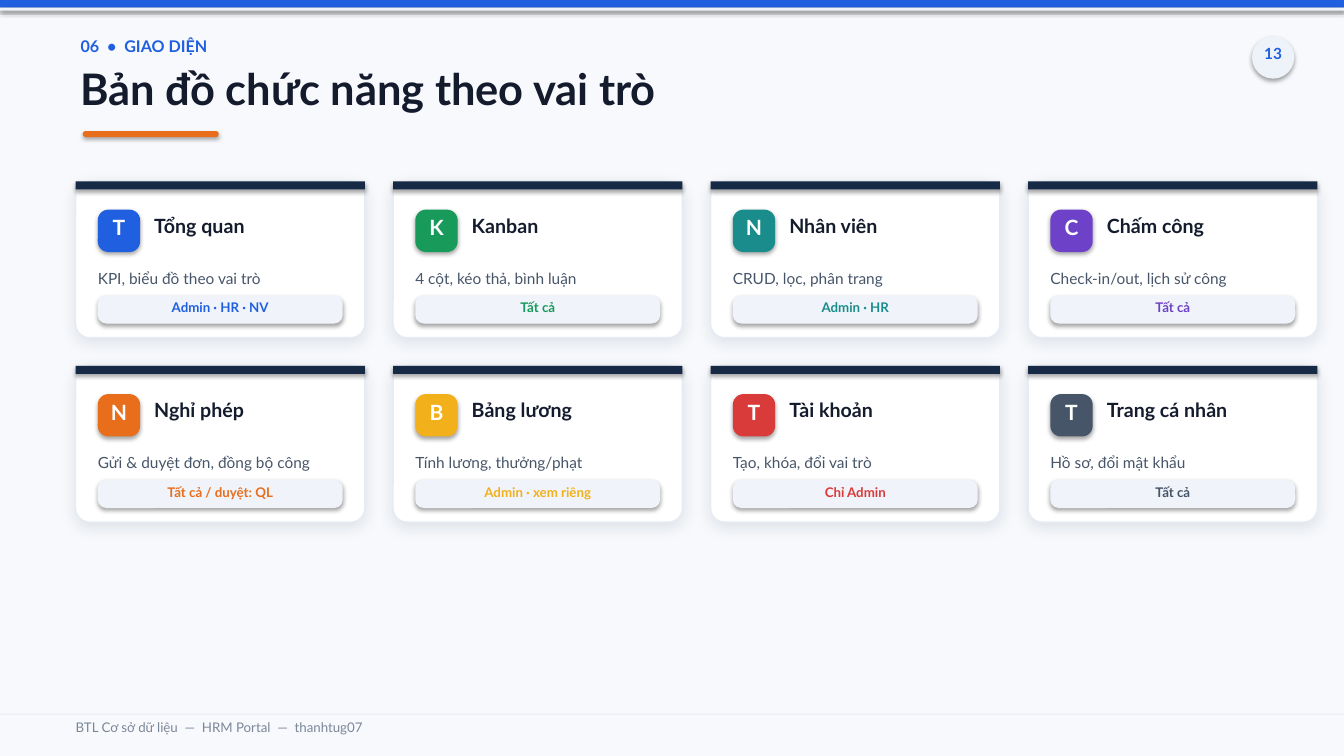
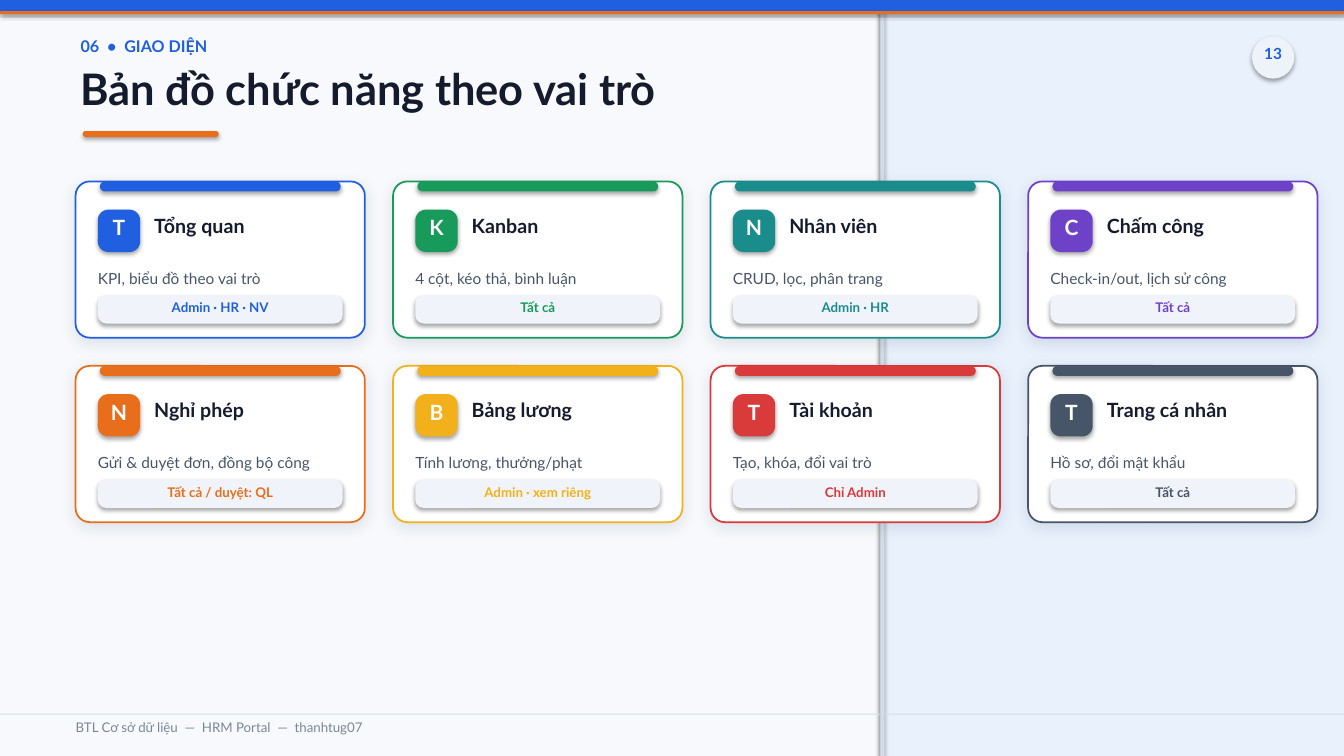
Before and after one commit to thanhtug07/hrm-kanban-management, a slide deck: slide 13 of BaoCao_BTL_CSDL_HRM_Portal.pptx. Drawn at 1344x756 pixels with LibreOffice and Linux fonts; fonts in the diff are those of the drawing. Boxes give left, top, right and bottom in pixels: in the first picture for what was removed or moved away, otherwise in the second. Text is boxed around its words. In the diff, an @@ line names an element or a change of style, - is before the commit and + after.

```diff
--- a/BaoCao_BTL_CSDL_HRM_Portal.pptx
+++ b/BaoCao_BTL_CSDL_HRM_Portal.pptx
@@ rectangle: place and size @@
-rectangle at box(0, 0, 1344, 7)
+rectangle at box(0, 0, 1344, 11)
@@ rectangle: place and size @@
-rectangle at box(0, 7, 1344, 10)
+rectangle at box(0, 11, 1344, 14)
@@ rectangle at box(0, 11, 1344, 14): fill #EEF2F9 to #E86E1C @@
@@ rectangle added at box(880, 0, 1344, 756), fill #E8F1FC @@
@@ rectangle added at box(880, 0, 884, 756), fill #D3DCE8 @@
@@ rounded rectangle at box(76, 181, 365, 338): outline #E7ECF4 1 pt to #1F5FE0 1.25 pt @@
@@ rectangle removed at box(76, 181, 365, 190) @@
@@ rounded rectangle added at box(100, 181, 341, 192), fill #1F5FE0 @@
@@ rounded rectangle at box(393, 181, 683, 338): outline #E7ECF4 1 pt to #189A5B 1.25 pt @@
@@ rectangle removed at box(393, 181, 683, 190) @@
@@ rounded rectangle added at box(417, 181, 658, 192), fill #189A5B @@
@@ rounded rectangle at box(711, 181, 1000, 338): outline #E7ECF4 1 pt to #1B8C8C 1.25 pt @@
@@ rectangle removed at box(711, 181, 1000, 190) @@
@@ rounded rectangle added at box(735, 181, 976, 192), fill #1B8C8C @@
@@ rounded rectangle at box(1028, 181, 1318, 338): outline #E7ECF4 1 pt to #6D42C8 1.25 pt @@
@@ rectangle removed at box(1028, 181, 1318, 190) @@
@@ rounded rectangle added at box(1053, 181, 1294, 192), fill #6D42C8 @@
@@ rounded rectangle at box(76, 366, 365, 522): outline #E7ECF4 1 pt to #E86E1C 1.25 pt @@
@@ rectangle removed at box(76, 366, 365, 374) @@
@@ rounded rectangle added at box(100, 366, 341, 376), fill #E86E1C @@
@@ rounded rectangle at box(393, 366, 683, 522): outline #E7ECF4 1 pt to #F2B01B 1.25 pt @@
@@ rectangle removed at box(393, 366, 683, 374) @@
@@ rounded rectangle added at box(417, 366, 658, 376), fill #F2B01B @@
@@ rounded rectangle at box(711, 366, 1000, 522): outline #E7ECF4 1 pt to #D93A3A 1.25 pt @@
@@ rectangle removed at box(711, 366, 1000, 374) @@
@@ rounded rectangle added at box(735, 366, 976, 376), fill #D93A3A @@
@@ rounded rectangle at box(1028, 366, 1318, 522): outline #E7ECF4 1 pt to #475569 1.25 pt @@
@@ rectangle removed at box(1028, 366, 1318, 374) @@
@@ rounded rectangle added at box(1053, 366, 1294, 376), fill #475569 @@
@@ rectangle at box(0, 714, 1344, 715): fill #E7ECF4 to #D3DCE8 @@
```
Also in this commit, not shown: 15 other slides changed, 2 other files.
